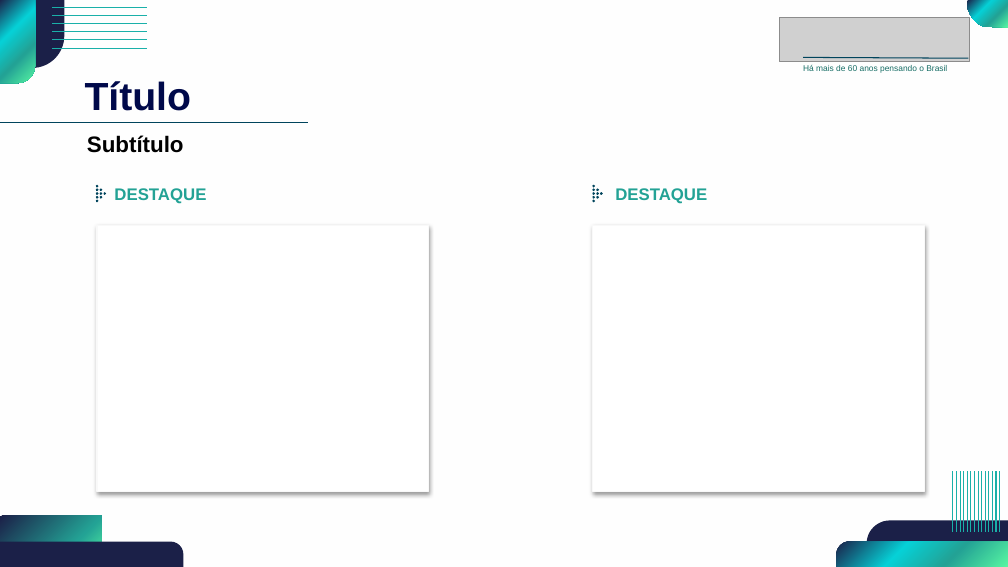
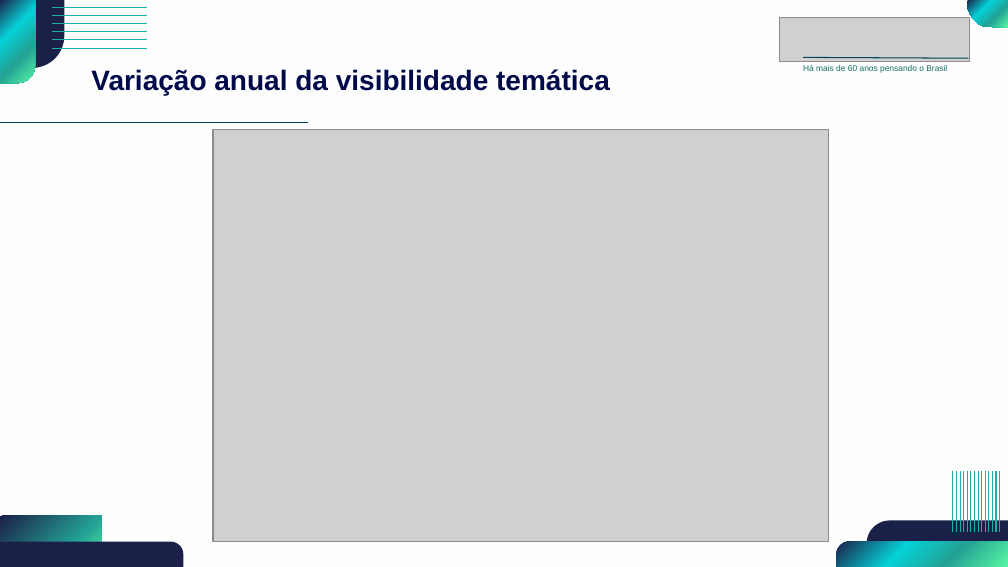
Before and after one commit to 0rakul0/NT_PF, a slide deck: slide 27 of artigo/apresentacao.pptx (slide 11 before the commit). Drawn at 1008x567 pixels with LibreOffice and Linux fonts; fonts in the diff are those of the drawing; grey boxes stand for pictures; background and template pictures are left out. Boxes give left, top, right and bottom in pixels: in the first picture for what was removed or moved away, otherwise in the second. Text is boxed around its words. In the diff, an @@ line names an element or a change of style, - is before the commit and + after.

```diff
--- a/artigo/apresentacao.pptx
+++ b/artigo/apresentacao.pptx
@@ text at bbox=[91, 69, 610, 95]: text changed; size 28 to 20 pt @@
-Título
+Variação anual da visibilidade temática
@@ subtitle removed at bbox=[87, 135, 184, 153] @@
-Subtítulo
@@ picture added at bbox=[213, 129, 828, 541] @@
@@ group removed at bbox=[96, 184, 106, 203]: 9 freeform shapes @@
@@ text removed at bbox=[114, 188, 206, 204] @@
-DESTAQUE
@@ group removed at bbox=[592, 184, 603, 203]: 9 freeform shapes @@
@@ text removed at bbox=[615, 188, 707, 204] @@
-DESTAQUE
@@ rectangle removed at bbox=[97, 225, 428, 491] @@
@@ rectangle removed at bbox=[593, 225, 924, 491] @@
```
Also in this commit, not shown: 6 other slides changed, 27 slides added, 4 slides removed.
